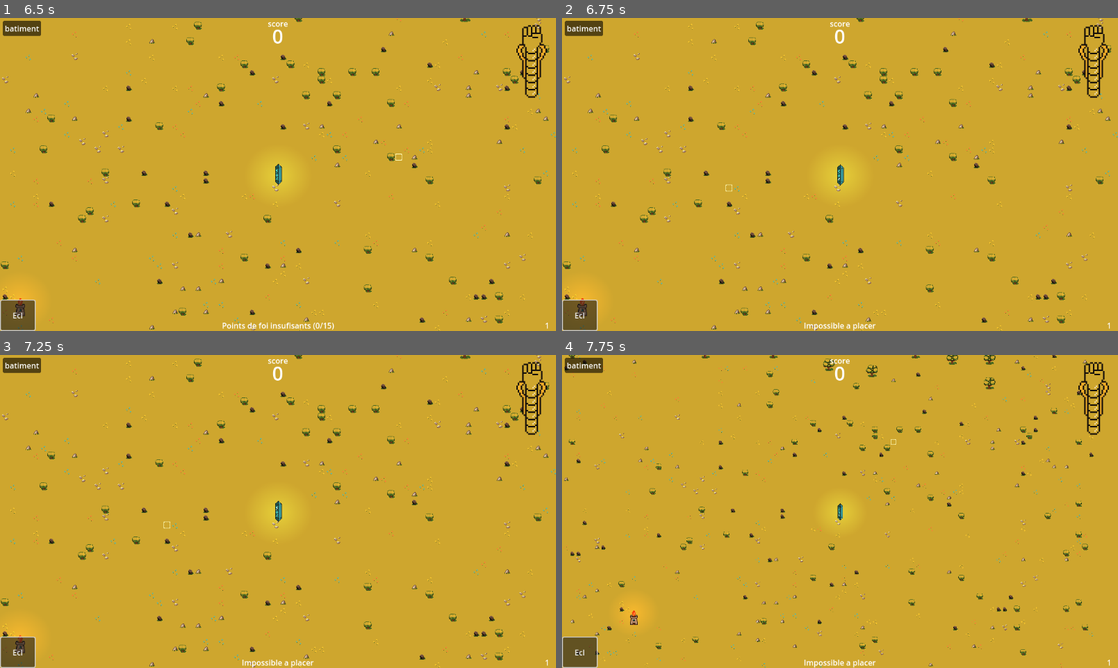
Above: before the commit, frames 1-4 (two rows, left to right).
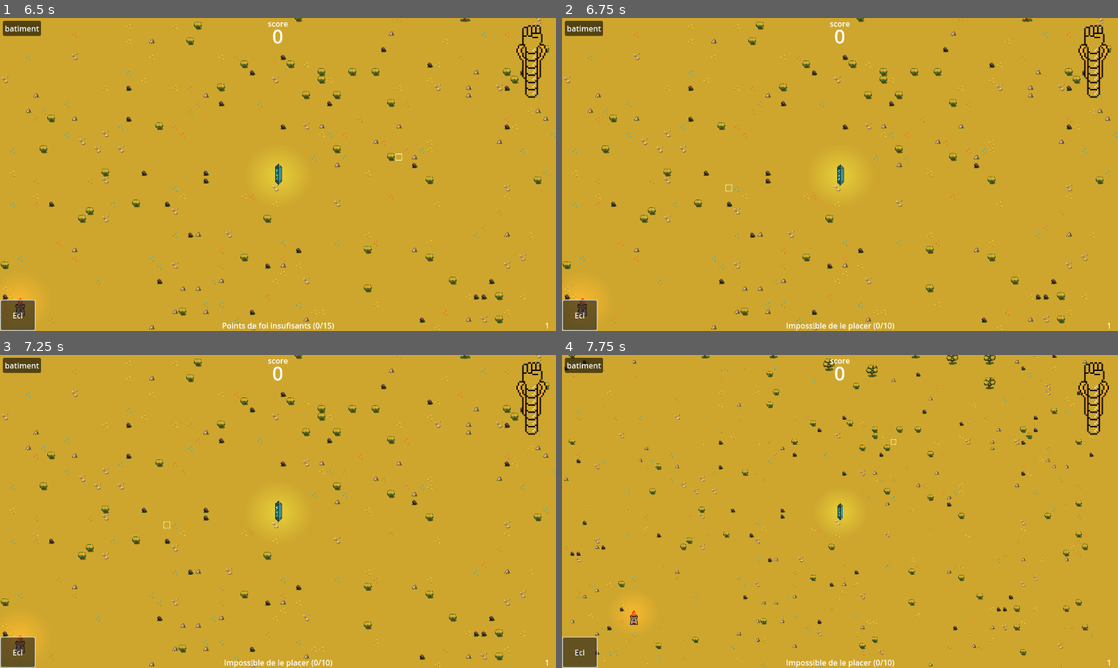
Above: after the commit, the same moments.

Repository: Nuxnuxx/gamejam-2024
Game: Godot game, scene res://Menu/main_menu.tscn
The game is run twice, just before and just after one commit, with the same random seed, the same clock (stepped at 60 frames per second) and the same inputs.
Inputs (mouse positions are in pixels of both pictures, inside the frame that each line leads up to):
- Up to frame 1 (6.5 s): click "JOUER" at 0.5 s; click "batiment" at 1.25 s; click "Ecl" at 2 s; click "batiment" at 2.75 s; click "Ecl" at 3.5 s; click "batiment" at 4.25 s; click "Ecl" at 5 s; tap Enter at 5.75 s; move the mouse to (400, 158) at 5.77 s; press the mouse at (400, 158) at 5.78 s
- Up to frame 2 (6.75 s): tap Space at 6.5 s; move the mouse to (728, 190) at 6.52 s; release the mouse at (728, 190) at 6.53 s; click (728, 190) at 6.6 s
- Up to frame 3 (7.25 s): no input
- Up to frame 4 (7.75 s): tap Enter at 7.25 s; move the mouse to (895, 442) at 7.27 s; hold Mouse wheel down (unzoom) from 7.28 s (still down); click (895, 442) at 7.55 s

Frame 1 is identical in both runs. In frame 2, 0.2% of the frame differs, in the area x 40-60%, y 97-100%; in frame 3, 0.2%; in frame 4, 0.2%.

Commit message:
feat: show mana when disable to put build

Diff:
--- a/Map/TileMap.gd
+++ b/Map/TileMap.gd
@@ -44,7 +44,8 @@
 				place_building(to_global(map_to_local(tile)))
 				set_cell(3, tile, 0, Vector2(0,1), 0)
 			else:
-				canvas_layer.pop_up("Impossible a placer")
+				var msg:String = "Impossible de le placer ("+ str(time_manager.holy_score) + "/10)"
+				canvas_layer.pop_up(msg)
 		else:
 			pass
 
